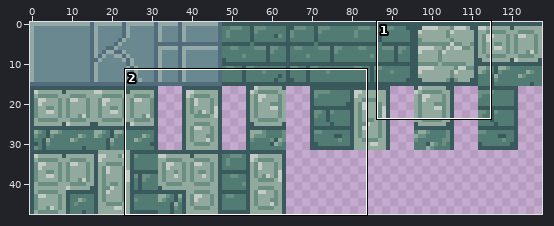
Sprite sheet, stored at Assets/Tiles/Dungeon/DungeonOne.png. Above, an overview of the earlier version with the close-up marked.
Close-up. Before the commit:
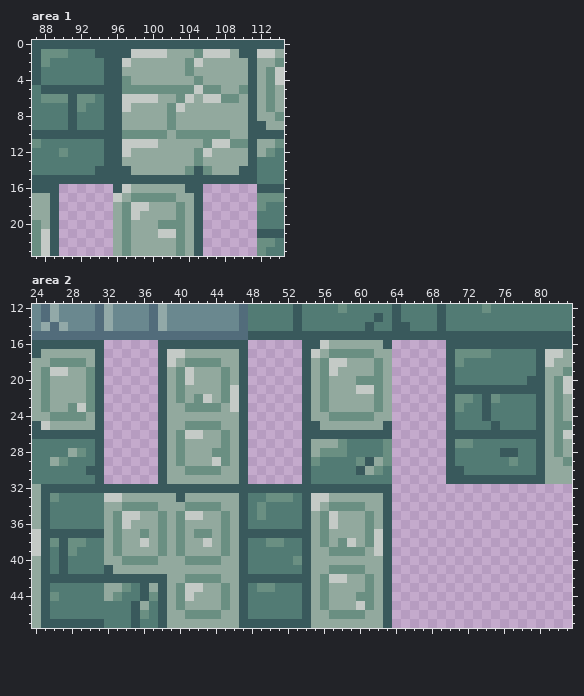
The file is 128x48 pixels. Shown: area 1: x 87..114, y 0..23; area 2: x 24..83, y 12..47.
The result:
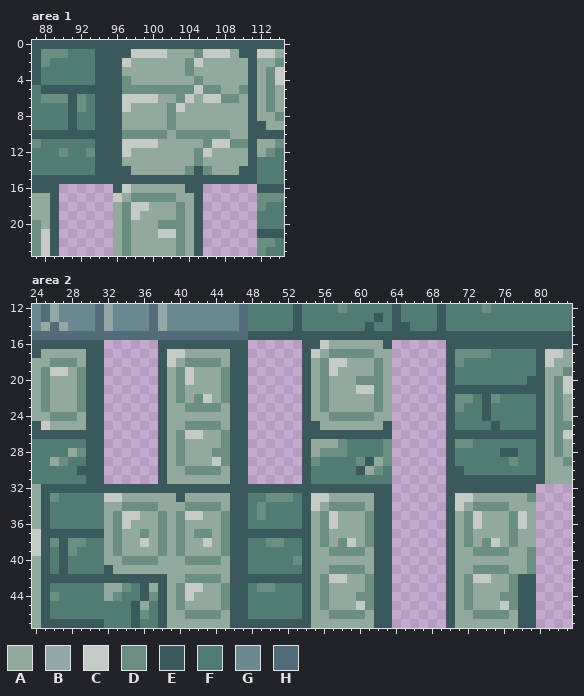
Palette (. is transparent): A #92a99e  B #92a9a8  C #c4cac6  D #6a8f82  E #39595c  F #527b74  G #6a888f  H #526c7b
Edits made:
Changed rows in their new state; - is an unchanged pixel.
Area 1:
first column x 93:
 2 -E
 3 -E
 4 -E
 6 FE
 7 -E
 8 -E
 9 -E
11 -E
12 DE
13 -E
Area 2:
first column x 28:
17 --E---------------E---------------------------------
18 -AE---------------E---------------------------------
19 -DE---------------E---------------------------------
20 -DE---------------E---------------------------------
21 -DE---------------E---------------------------------
22 -DE---------------E---------------------------------
23 ADE---------------E---------------------------------
24 -AE---------------E---------------------------------
25 --E---------------E---------------------------------
26 ------------------E---------------------------------
27 --E---------------E---------------------------------
28 --E---------------E---------------------------------
29 --E---------------E---------------------------------
30 -E----------------E---------------------------------
31 --E---------------E---------------------------------
32 ------------------------------------------EEEEEEEEEE
33 ------------------E---------------E-------ECCAAAAAAD
34 ------------------E---------------E-------ECADDDDAAA
35 ------------------E---------------E-------EADCAAADCA
36 ------------------E---------------E-------EADCAAADCA
37 ------------------E---------------E-------EADAAAADAA
38 ------------------E---------------E-------EADADCADAA
39 ------------------E---------------E-------EAADDDDAAD
40 ------------------E---------------E-------EAAAAAAAAD
41 ------------------E---------------E-------EAADDDDAAD
42 ------------------E---------------E-------EADCCAADEE
43 ------------------E---------------E-------EADAAAADEE
44 ------------------E---------------E-------EADAAADDEE
45 ------------------E---------------E-------EADAAACDEE
46 ------------------E---------------E-------EAADDDDAEE
47 ------------------E---------------E-------EAAAAAAAEE
Changed places in both close-ups, as pixel boxes (x1, y1, x2, y2):
changed: (86, 58, 104, 166)
changed: (68, 349, 95, 484)
changed: (230, 349, 239, 628)
added: (446, 484, 536, 628)
changed: (374, 493, 383, 628)
